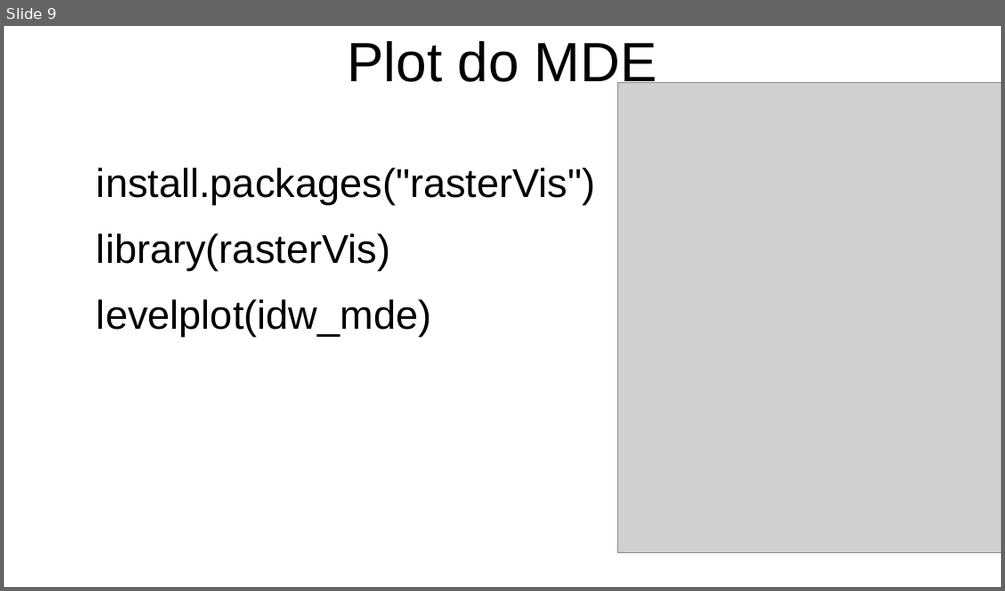
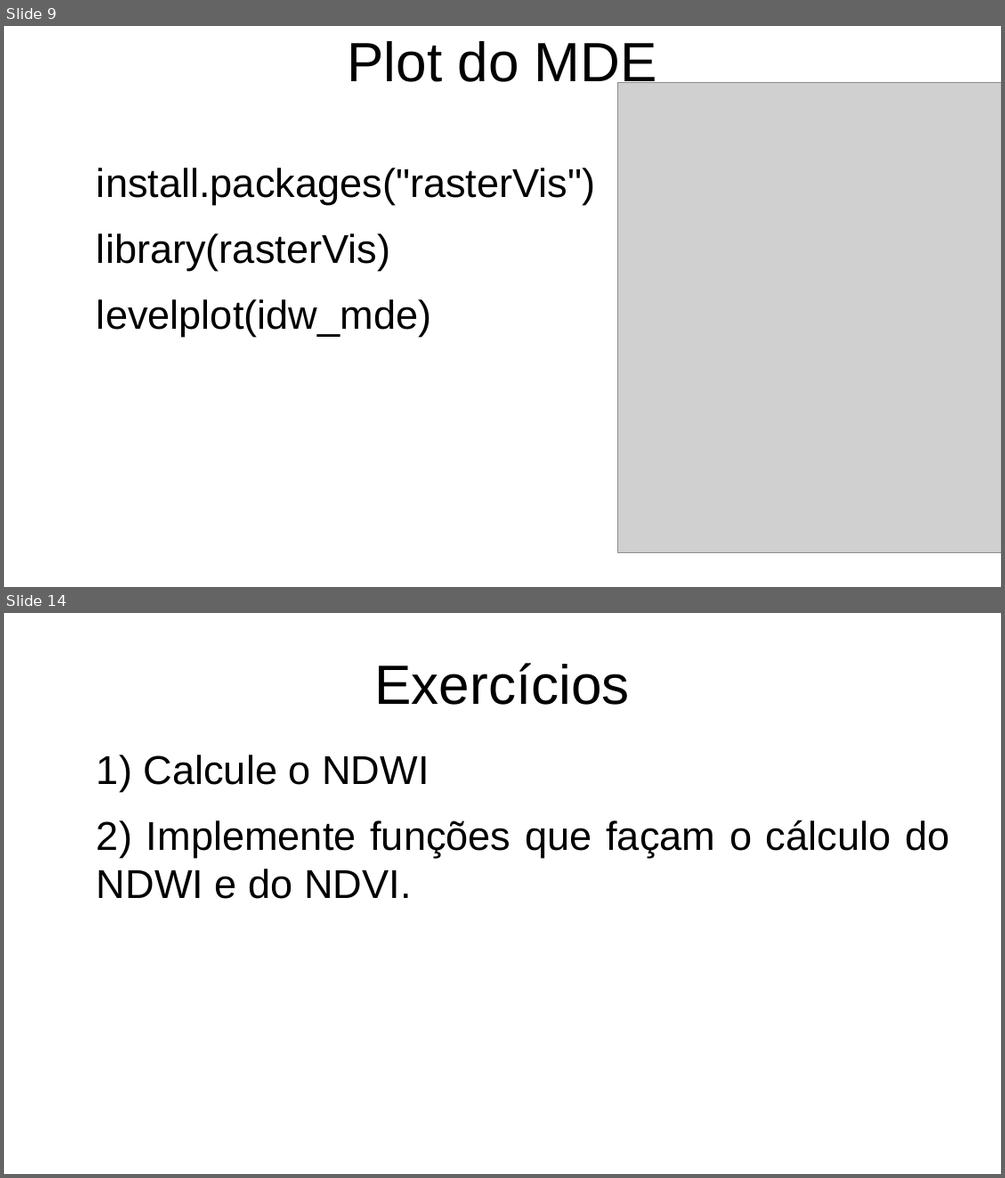
Before and after one commit to pjfernandes/curso_r, a slide deck: aula_4/apresentacao_aula_4.odp. Shown one above the other, each under a label of ours: slide 9 before the commit, slides 9 and 14 after it; the slides between them are not shown. The pictures are 1005x591 and 1005x1178 pixels, drawn with LibreOffice and Linux fonts; fonts in the diff are those of the drawing; grey boxes stand for pictures. Boxes give left, top, right and bottom in pixels: in the first picture for what was removed or moved away, otherwise in the second. Text is boxed around its words. In the diff, an @@ line names an element or a change of style, - is before the commit and + after.

```diff
--- a/aula_4/apresentacao_aula_4.odp
+++ b/aula_4/apresentacao_aula_4.odp
@@ slide 14 added at (4,613,1001,1174), background #FFFFFF @@
@@ title added at (375,663,630,705), 44 pt, text #000000 @@
+Exercícios
@@ text added at (97,755,949,899), 32 pt, text #000000 @@
+1) Calcule o NDWI
+2) Implemente funções que façam o cálculo do NDWI e do NDVI.
```
Also in this commit, not shown: 4 other slides added, 2 other files.
